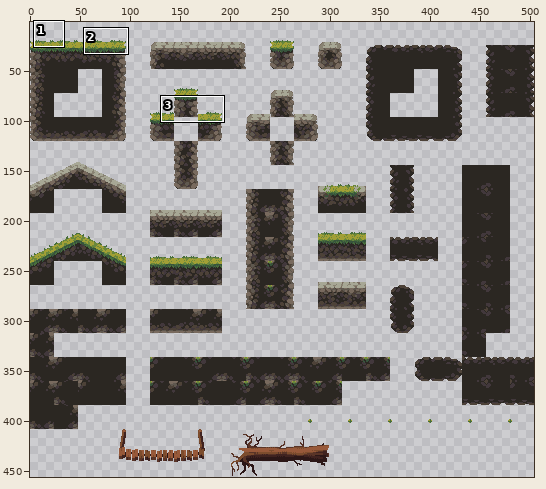
A sprite sheet gets an edit: Assets/Tiled/Tileset/TileSet.png. The first picture is a wide view before the edit; the outline marks the close-up.
Close-up. Old version:
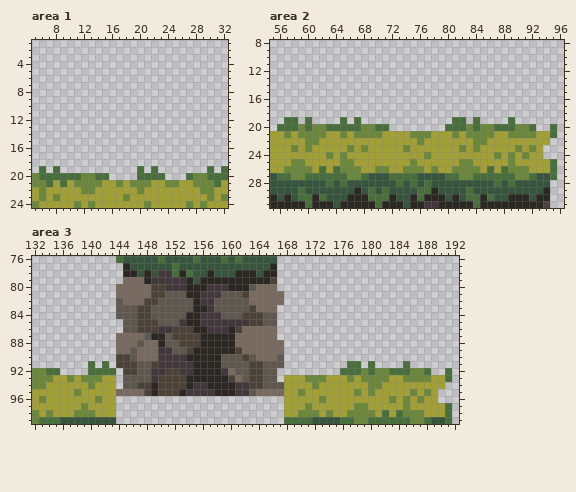
The file is 504x456 pixels. Shown: area 1: x 5..32, y 1..24; area 2: x 55..96, y 8..31; area 3: x 132..192, y 76..99. The wide view leaves out empty margins. The commit also changed other parts of the picture, which this record leaves out.
Now the later version:
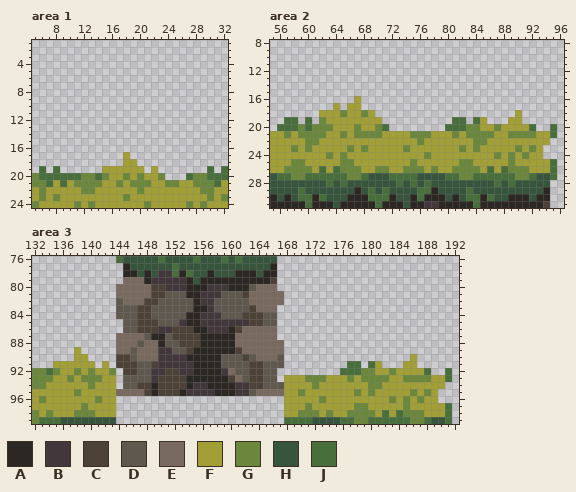
Palette (. is transparent): A #2b2722  B #42383c  C #4d4238  D #5f584f  E #786a5e  F #a19f36  G #6a873c  H #37543c  J #486e3c
Changes in this commit:
Area 1:
Colour F now appears in row 17 at x 18; in row 18 at x 18 to 19; in row 19 at x 15 to 19; in row 20 at x 16 to 17 and 19.
The author changed colour J to colour F in row 19 at x 20 and 22; in row 20 at x 21 to 22.
Colour G now appears in row 20 at x 18.
The author changed colour J to colour G in row 20 at x 15, 20 and 23.
Area 2:
Colour F now appears in row 16 at x 67; in row 17 at x 64 and 66 to 67; in row 18 at x 62 to 64, 66 to 67, 69 and 90; in row 19 at x 63 to 64, 66, 68 to 70, 85 and 90.
The author changed colour G to colour F in row 20 at x 68 to 69, 85 to 86 and 90 to 91.
The author changed colour J to colour F in row 19 at x 65, 67 and 89; in row 20 at x 64 to 66 and 88 to 89.
Colour G now appears in row 18 at x 65 and 68; in row 19 at x 62.
The author changed colour J to colour G in row 20 at x 63, 67, 70, 84 and 87.
Area 3:
Colour F now appears in row 89 at x 138; in row 90 at x 138 to 139 and 186; in row 91 at x 135 to 139, 181 and 186; in row 92 at x 136 to 137 and 139.
The author changed colour G to colour F in row 92 at x 181 to 182 and 186 to 187.
The author changed colour J to colour F in row 91 at x 140, 142 and 185; in row 92 at x 141 to 142 and 184 to 185.
Colour G now appears in row 92 at x 138.
The author changed colour J to colour G in row 92 at x 135, 140, 143, 180 and 183.
